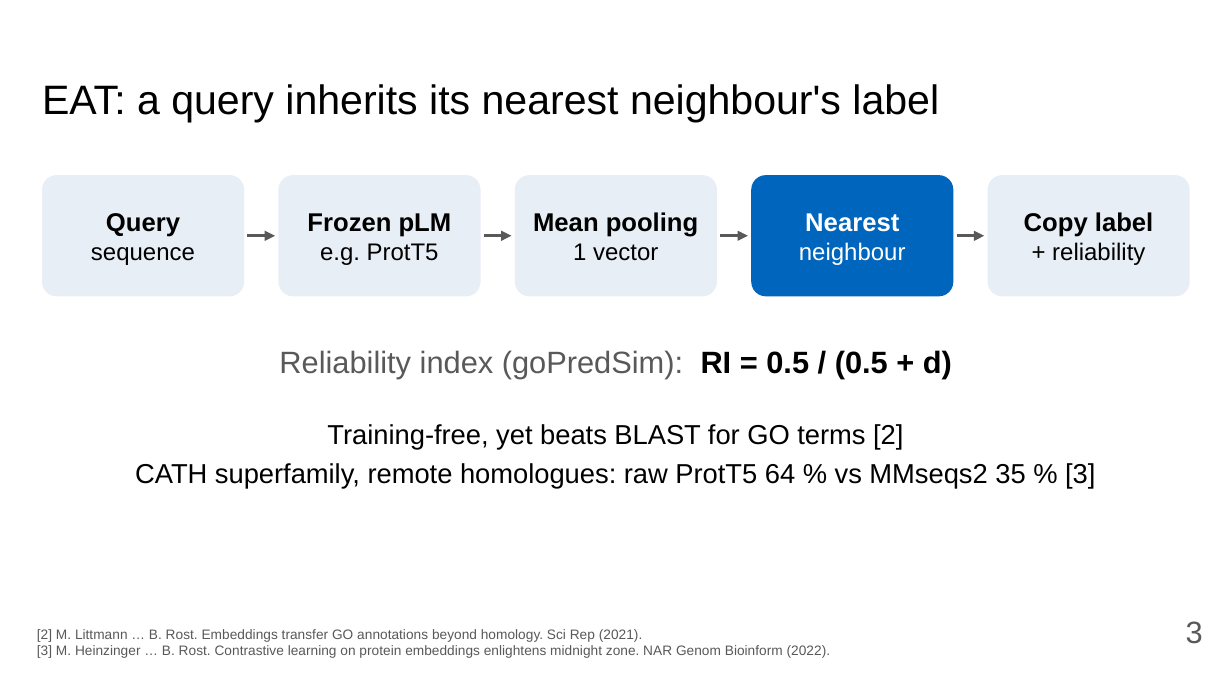
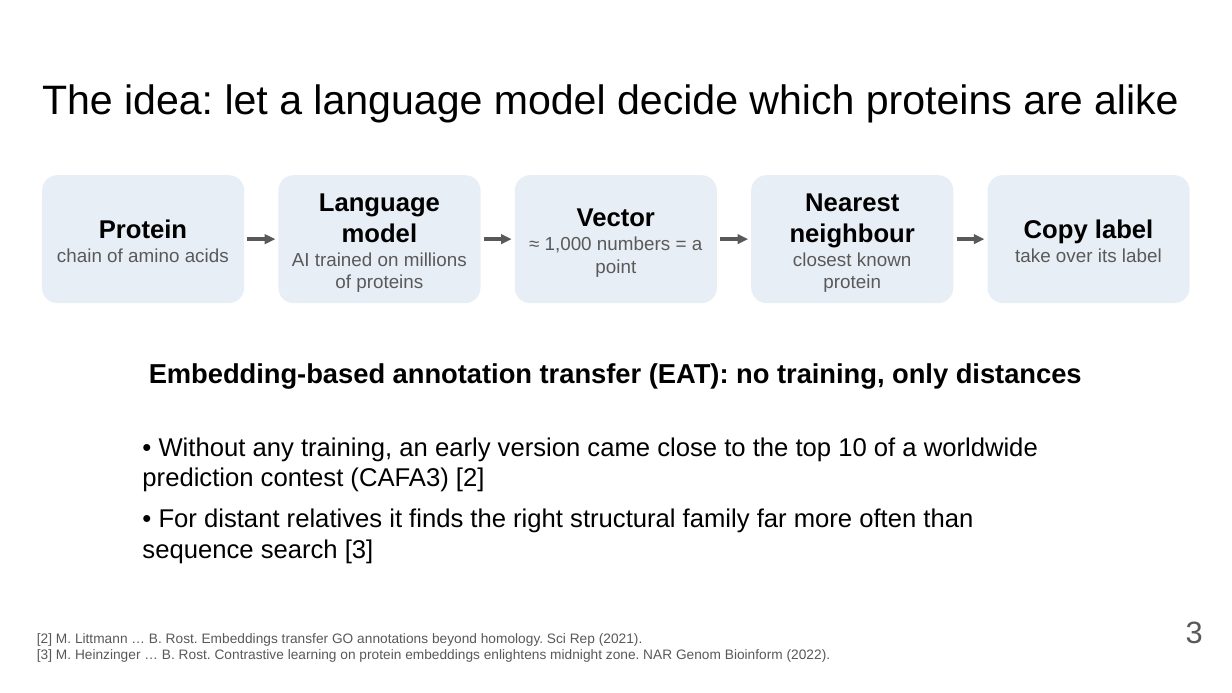
Before and after one commit to Pollysoma/protein-prediction-project-2, a slide deck: slide 3 of presentation/2026-11-02_pitch.pptx. Drawn at 1232x693 pixels with LibreOffice and Linux fonts; fonts in the diff are those of the drawing. Boxes give left, top, right and bottom in pixels: in the first picture for what was removed or moved away, otherwise in the second. Text is boxed around its words. In the diff, an @@ line names an element or a change of style, - is before the commit and + after.

```diff
--- a/presentation/2026-11-02_pitch.pptx
+++ b/presentation/2026-11-02_pitch.pptx
@@ title at [42,84,1178,123]: text changed @@
-EAT: a query inherits its nearest neighbour's label
+The idea: let a language model decide which proteins are alike
@@ rounded rectangle "Protein": place and size @@
-rounded rectangle "Protein" at [42,175,244,296]
+rounded rectangle "Protein" at [42,175,244,303]
@@ rounded rectangle "Language model": place and size @@
-rounded rectangle "Language model" at [278,175,480,296]
+rounded rectangle "Language model" at [278,175,480,303]
@@ rounded rectangle "Vector": place and size @@
-rounded rectangle "Vector" at [515,175,717,296]
+rounded rectangle "Vector" at [515,175,717,303]
@@ rounded rectangle "Nearest neighbour": place and size @@
-rounded rectangle "Nearest neighbour" at [752,175,954,296]
+rounded rectangle "Nearest neighbour" at [752,175,954,303]
@@ rounded rectangle "Nearest neighbour" at [752,175,954,303]: fill #0065BD to #E8EEF5 @@
@@ rounded rectangle "Copy label": place and size @@
-rounded rectangle "Copy label" at [988,175,1190,296]
+rounded rectangle "Copy label" at [988,175,1190,303]
@@ text in rounded rectangle at [292,193,467,292]: text changed; size 14 to 11 pt; text colour #000000 to #595959 @@
-Frozen pLM
-e.g. ProtT5
+Language model
+AI trained on millions of proteins
@@ text in rounded rectangle at [545,208,702,277]: text changed; size 15 to 11 pt; text colour #000000 to #595959; bold off @@
-Mean pooling
-1 vector
+Vector
+≈ 1,000 numbers = a point
@@ text in rounded rectangle at [790,193,915,292]: text changed; size 14 to 11 pt; text colour #FFFFFF to #595959 @@
-Nearest
-neighbour
+Nearest neighbour
+closest known protein
@@ text in rounded rectangle at [57,219,229,262]: text changed; size 14 to 11 pt; text colour #000000 to #595959 @@
-Query
-sequence
+Protein
+chain of amino acids
@@ 4 arrows: place and size @@
-4 arrows at [248,235,984,235]
+4 arrows at [248,239,984,239]
@@ text in rounded rectangle at [1015,248,1162,262]: text changed; size 14 to 11 pt; text colour #000000 to #595959 @@
-+ reliability
+take over its label
@@ text at [149,363,1082,389]: text changed; size 18 to 16 pt; text colour #595959 to #000000; bold on @@
-Reliability index (goPredSim): RI = 0.5 / (0.5 + d)
+Embedding-based annotation transfer (EAT): no training, only distances
@@ text at [142,437,1038,559]: text changed; size 16 to 15 pt @@
-Training-free, yet beats BLAST for GO terms [2]
-CATH superfamily, remote homologues: raw ProtT5 64 % vs MMseqs2 35 % [3]
+• Without any training, an early version came close to the top 10 of a worldwide prediction contest (CAFA3) [2]
+• For distant relatives it finds the right structural family far more often than sequence search [3]
@@ text "[2] M. Littmann … B. ...": place and size @@
-text "[2] M. Littmann … B. ..." at [37,629,830,658]
+text "[2] M. Littmann … B. ..." at [37,633,830,662]
```
Also in this commit, not shown: 7 other slides changed, 1 slide added, 1 slide removed, 2 other files.
